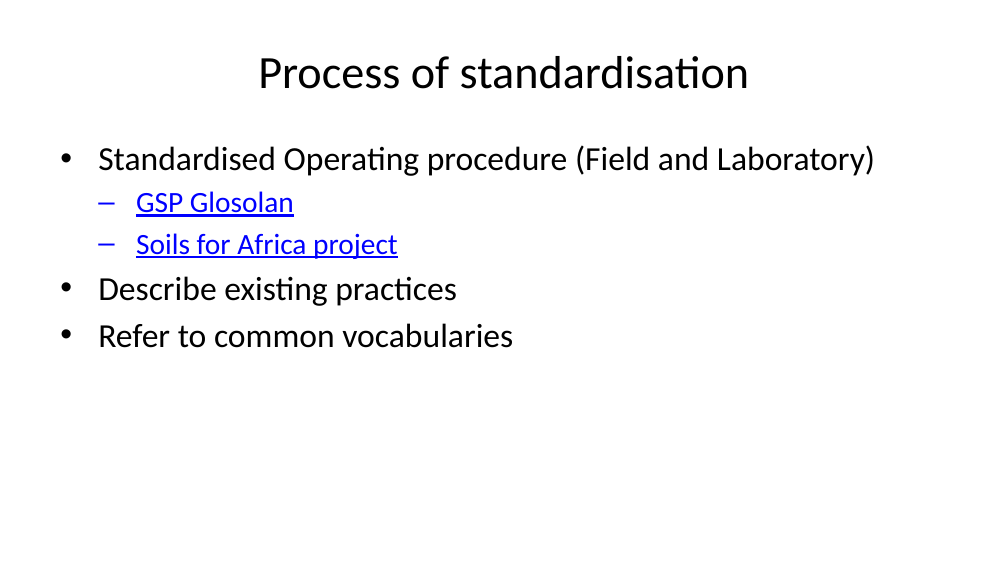
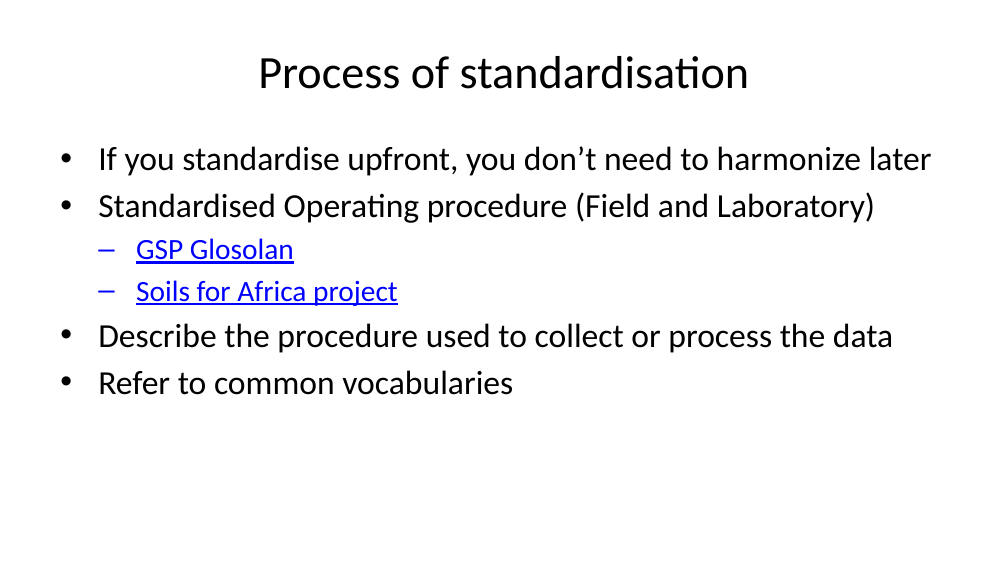
Before and after one commit to pvgenuchten/slides, a slide deck: slide 19 of slides/2026-soil-information-systems-for-decision-making-in-africa.pptx (slide 17 before the commit). Drawn at 1008x567 pixels with LibreOffice and Linux fonts; fonts in the diff are those of the drawing. Boxes give left, top, right and bottom in pixels: in the first picture for what was removed or moved away, otherwise in the second. Text is boxed around its words. In the diff, an @@ line names an element or a change of style, - is before the commit and + after.

```diff
--- a/slides/2026-soil-information-systems-for-decision-making-in-africa.pptx
+++ b/slides/2026-soil-information-systems-for-decision-making-in-africa.pptx
@@ text at (98, 146, 932, 176): paragraph added @@
+• If you standardise upfront, you don’t need to harmonize later
@@ text at (98, 323, 893, 353): text changed @@
-• Describe existing practices
+• Describe the procedure used to collect or process the data
```
Also in this commit, not shown: 8 other slides changed, 3 slides added, 1 slide removed, 44 other files.
